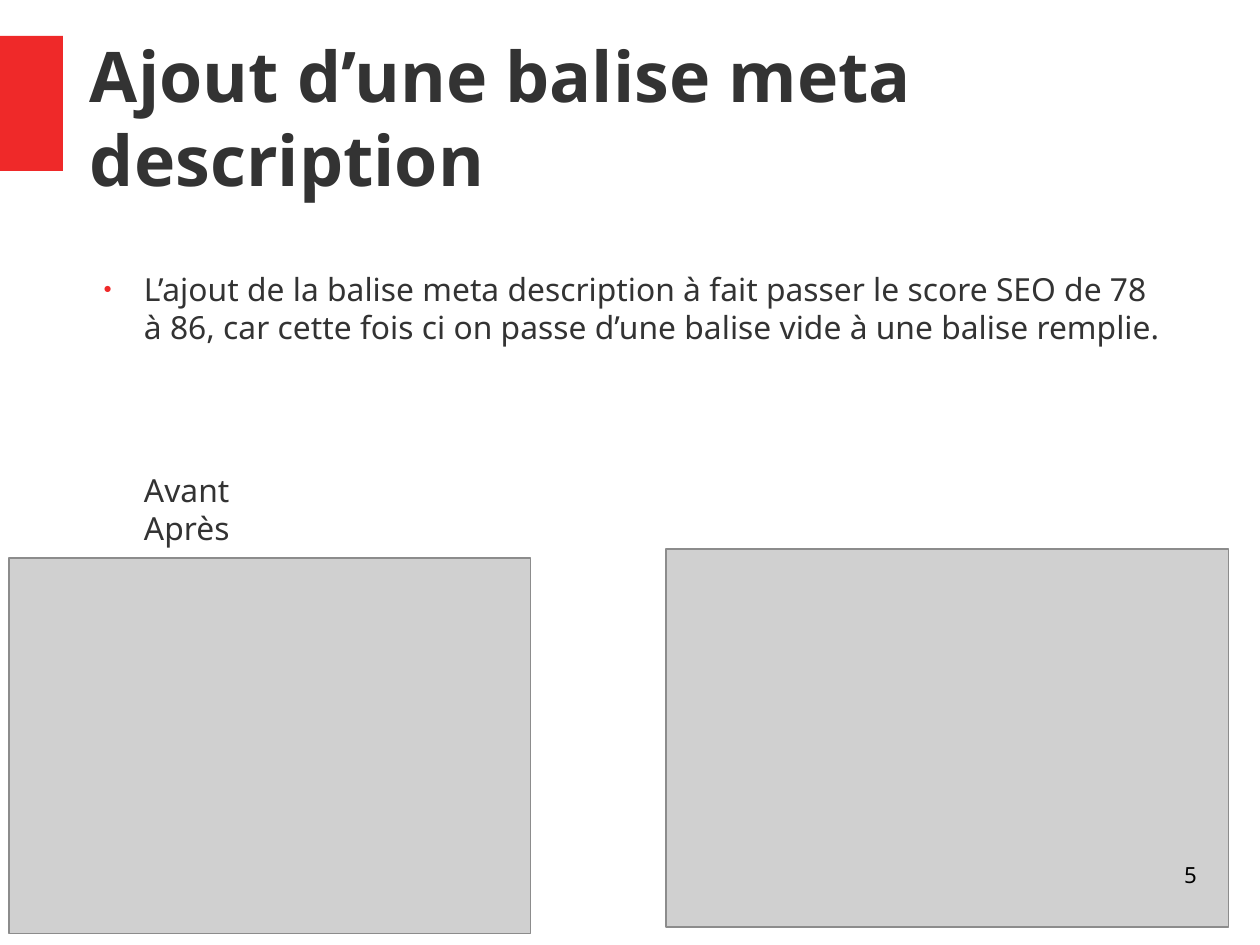
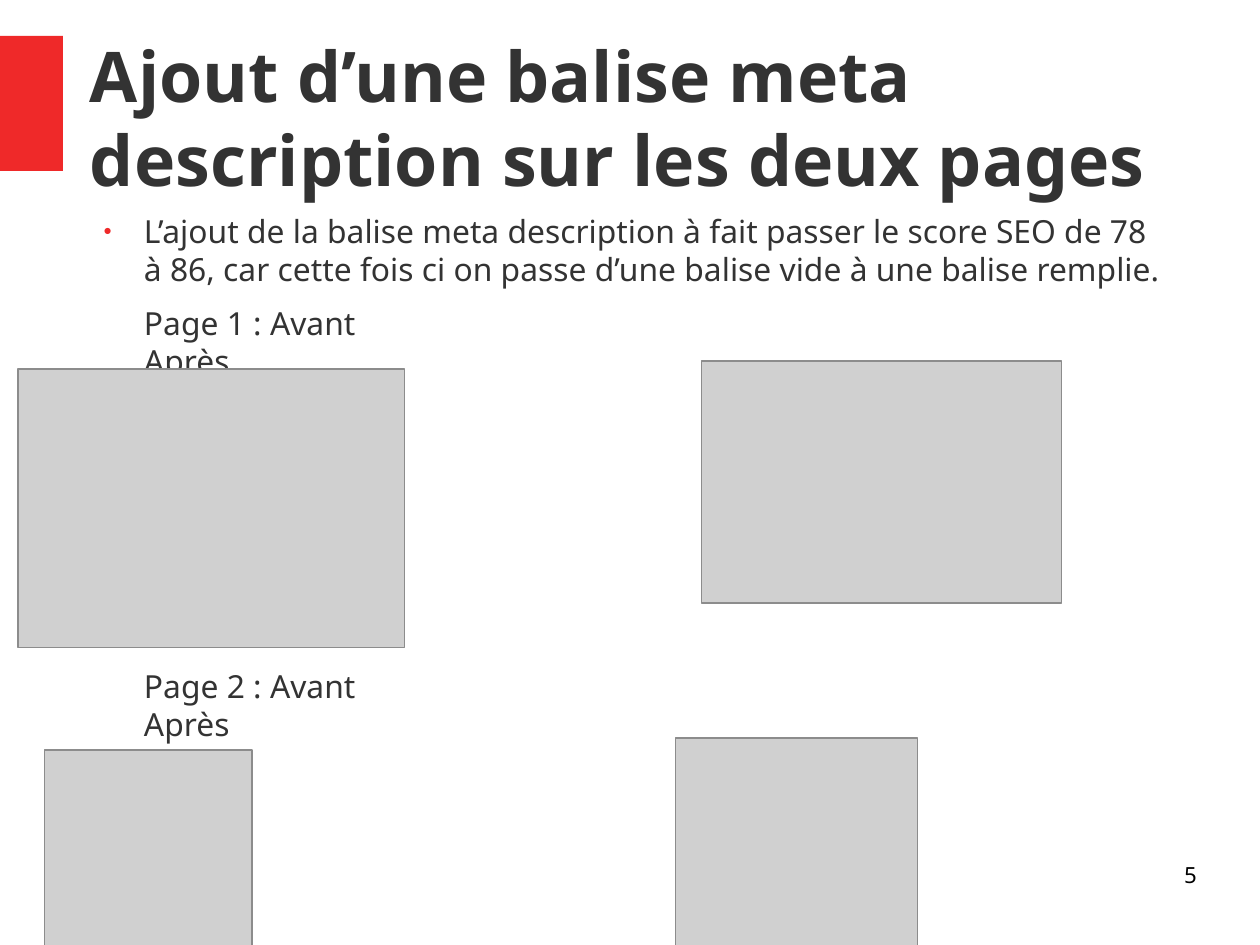
Before and after one commit to Vincent055681/VincentDiRaimondo_4_10052021, a slide deck: slide 5 of audit/Rapport.odp. Drawn at 1260x945 pixels with LibreOffice and Linux fonts; fonts in the diff are those of the drawing; grey boxes stand for pictures. Boxes give left, top, right and bottom in pixels: in the first picture for what was removed or moved away, otherwise in the second. Text is boxed around its words. In the diff, an @@ line names an element or a change of style, - is before the commit and + after.

```diff
--- a/audit/Rapport.odp
+++ b/audit/Rapport.odp
@@ title at bbox=[90, 49, 1145, 203]: text changed @@
-Ajout d’une balise meta description
+Ajout d’une balise meta description sur les deux pages
@@ text "L’ajout de la balise meta ...": place and size @@
-text "L’ajout de la balise meta ..." at bbox=[144, 276, 1160, 548]
+text "L’ajout de la balise meta ..." at bbox=[144, 218, 1160, 744]
@@ text at bbox=[144, 312, 355, 744]: text changed @@
-Avant Après
+Page 1 : Avant Après
+Page 2 : Avant Après
@@ picture: place and size @@
-picture at bbox=[9, 558, 532, 933]
+picture at bbox=[18, 369, 406, 647]
@@ picture: place and size @@
-picture at bbox=[667, 549, 1229, 927]
+picture at bbox=[702, 361, 1062, 604]
@@ picture added at bbox=[676, 739, 918, 945] @@
@@ picture added at bbox=[45, 750, 252, 945] @@
```
Also in this commit, not shown: 1 slide added, 1 slide removed, 2 other files.
